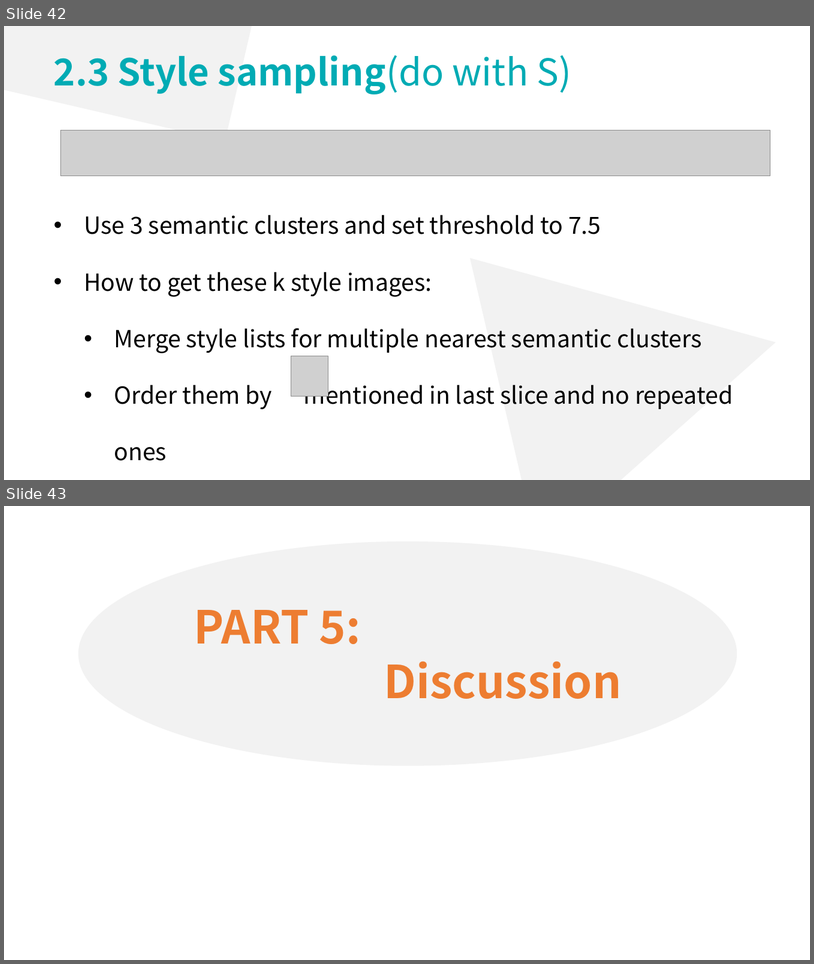
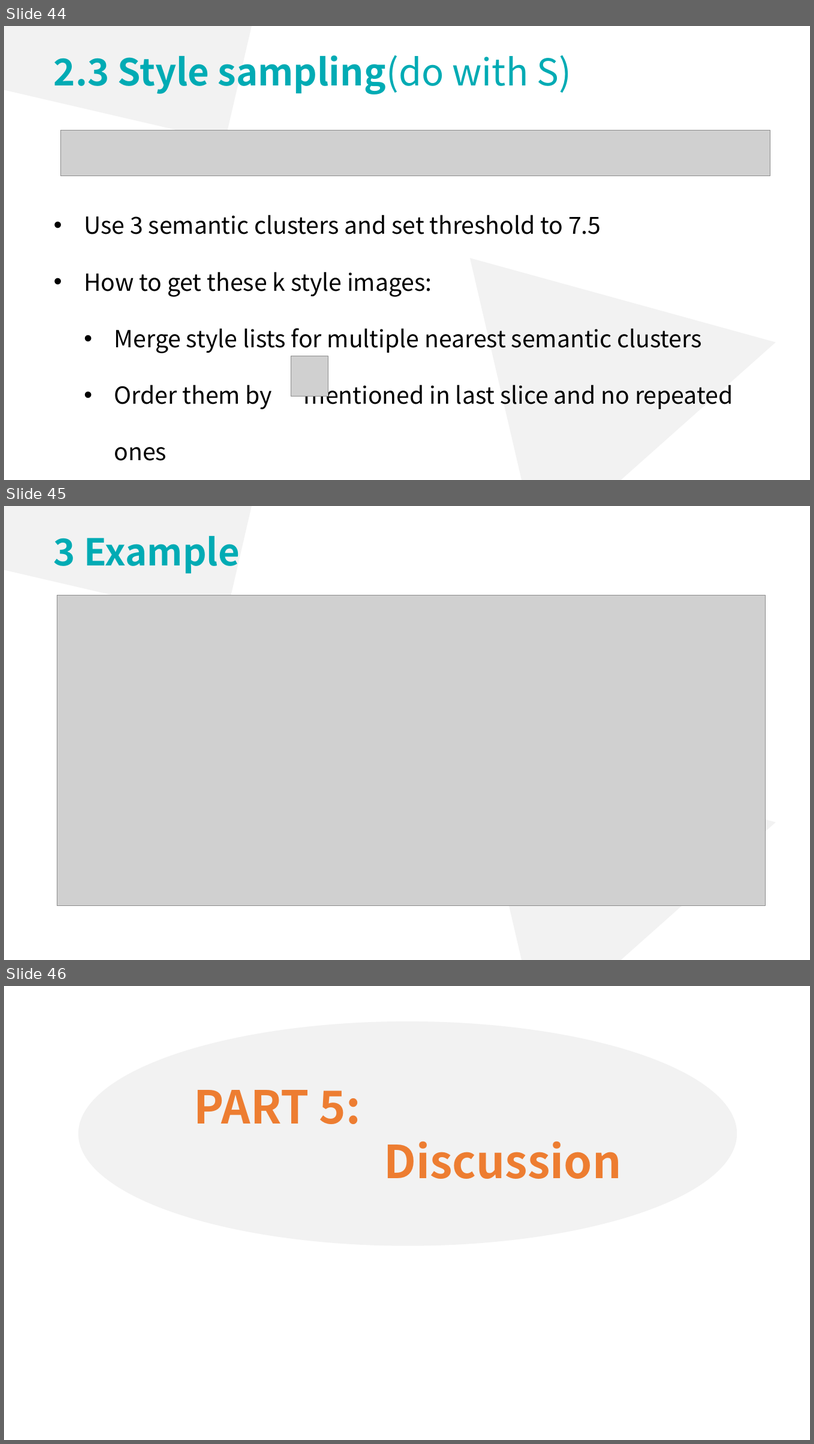
Before and after one commit to lsyoath/sheepy, a slide deck: ComputerVision.pptx. Shown one above the other, each under a label of ours: slides 42 and 43 before the commit, slides 44, 45 and 46 after it. The pictures are 814x964 and 814x1444 pixels, drawn with LibreOffice and Linux fonts; fonts in the diff are those of the drawing; grey boxes stand for pictures. Boxes give left, top, right and bottom in pixels: in the first picture for what was removed or moved away, otherwise in the second. Text is boxed around its words. In the diff, an @@ line names an element or a change of style, - is before the commit and + after.

```diff
--- a/ComputerVision.pptx
+++ b/ComputerVision.pptx
@@ slide 45 added at box(4, 506, 810, 960), background #FFFFFF @@
@@ rectangle added at box(4, 506, 277, 621), fill #F2F2F2 @@
@@ text added at box(54, 536, 240, 574), 44 pt, text #00ABB4, bold @@
+3 Example
@@ picture added at box(57, 595, 765, 906) @@
@@ triangle added at box(471, 675, 810, 960), fill #F2F2F2 @@
@@ what was slide 42 is now slide 44 @@
@@ what was slide 43 is now slide 46 @@
```
Also in this commit, not shown: 1 slide changed, 6 other slides added.
